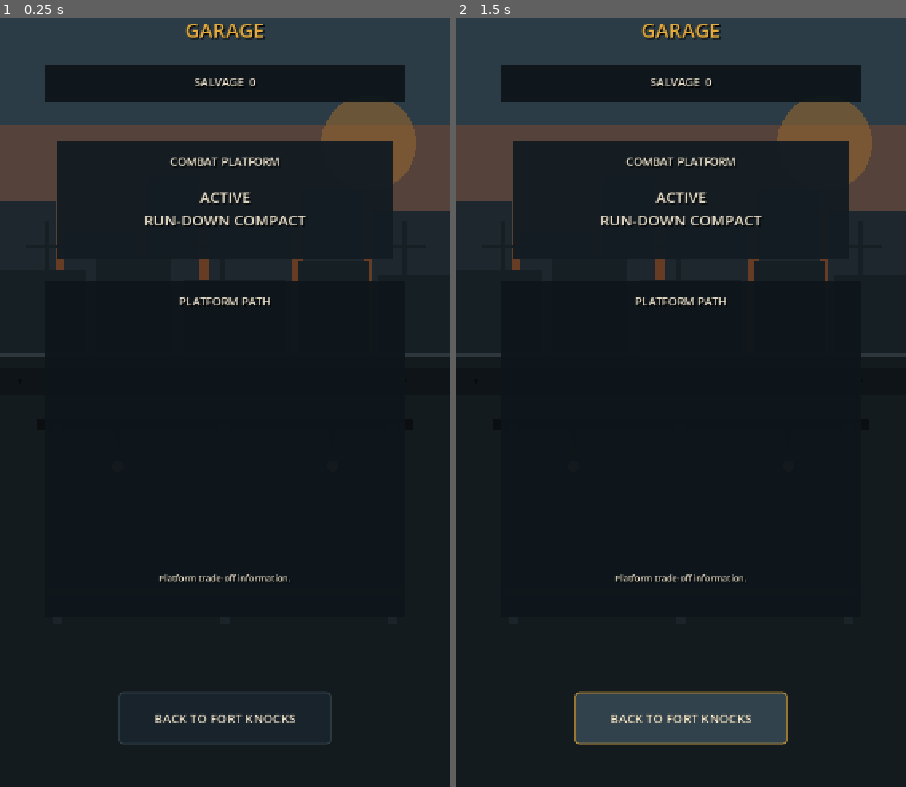
Above: before the commit, frames 1-2 (left to right).
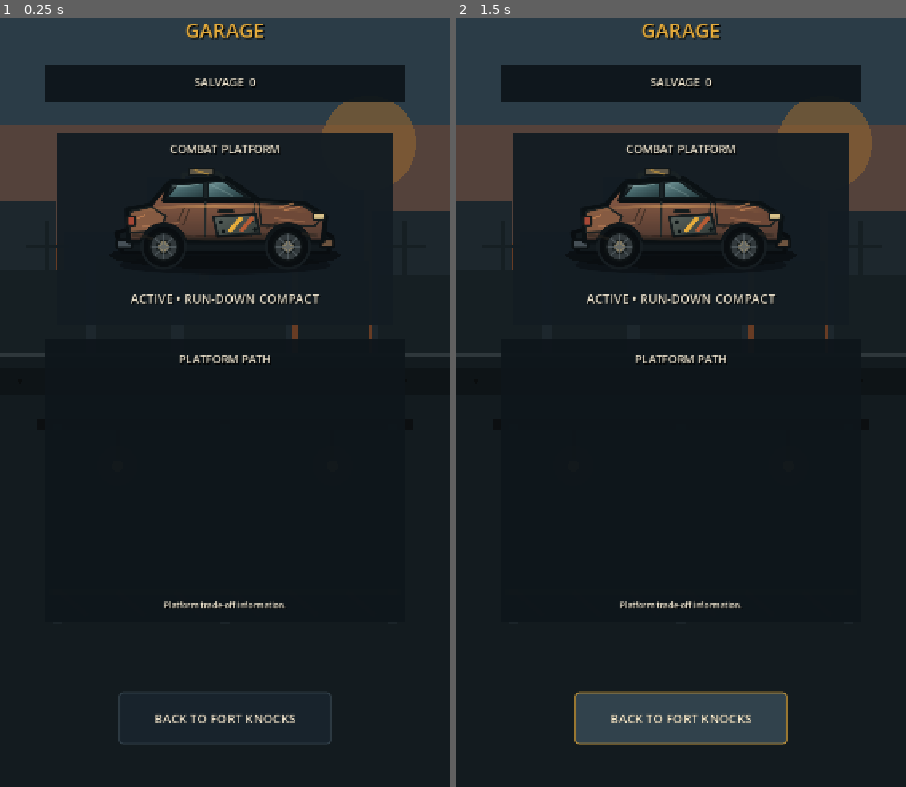
Above: after the commit, the same moments.

Repository: phantompixel-developer/FortKnocks
Game: Godot game, scene res://game/progression/garage_screen.tscn
The game is run twice, just before and just after one commit, with the same random seed, the same clock (stepped at 60 frames per second) and the same inputs. This scene is started directly instead of the project's main scene.
Inputs (mouse positions are in pixels of both pictures, inside the frame that each line leads up to):
- Up to frame 1 (0.25 s): no input
- Up to frame 2 (1.5 s): tap Enter at 0.5 s; move the mouse to (780, 348) at 0.52 s; click (780, 348) at 0.67 s; click "BACK TO FORT KNOCKS" at 1.25 s

The runs differ from the first frame. In frame 1, 4.4% of the frame differs, in the area x 12-88%, y 14-77%; in frame 2, 4.4%.

Commit message:
style: add production vehicle showcase to Garage

Diff:
--- a/game/progression/garage_screen.tscn
+++ b/game/progression/garage_screen.tscn
@@ -1,7 +1,8 @@
-[gd_scene load_steps=3 format=3]
+[gd_scene load_steps=4 format=3]
 
 [ext_resource type="Script" path="res://game/progression/garage_screen.gd" id="1_garage"]
 [ext_resource type="Script" path="res://game/presentation/screen_backdrop.gd" id="2_backdrop"]
+[ext_resource type="Script" path="res://game/presentation/platform_showcase.gd" id="3_showcase"]
 
 [node name="Garage" type="Control"]
 layout_mode = 3
@@ -56,29 +57,38 @@
 [node name="CurrentCard" type="ColorRect" parent="."]
 layout_mode = 0
 offset_left = 92.0
-offset_top = 246.0
+offset_top = 232.0
 offset_right = 628.0
-offset_bottom = 434.0
+offset_bottom = 540.0
 color = Color(0.10, 0.115, 0.105, 0.94)
 
 [node name="Header" type="Label" parent="CurrentCard"]
 layout_mode = 0
 offset_left = 24.0
-offset_top = 20.0
+offset_top = 14.0
 offset_right = 512.0
-offset_bottom = 52.0
+offset_bottom = 46.0
 theme_override_font_sizes/font_size = 18
 text = "COMBAT PLATFORM"
 horizontal_alignment = 1
 
+[node name="PlatformShowcase" type="Control" parent="CurrentCard"]
+layout_mode = 0
+offset_left = 24.0
+offset_top = 48.0
+offset_right = 512.0
+offset_bottom = 238.0
+mouse_filter = 2
+script = ExtResource("3_showcase")
+
 [node name="CurrentLabel" type="Label" parent="CurrentCard"]
 layout_mode = 0
 offset_left = 28.0
-offset_top = 72.0
+offset_top = 240.0
 offset_right = 508.0
-offset_bottom = 146.0
-theme_override_font_sizes/font_size = 24
-text = "ACTIVE\nRUN-DOWN COMPACT"
+offset_bottom = 292.0
+theme_override_font_sizes/font_size = 20
+text = "ACTIVE • RUN-DOWN COMPACT"
 horizontal_alignment = 1
 vertical_alignment = 1
 
@@ -96,9 +106,9 @@
 [node name="ProgressionCard" type="ColorRect" parent="."]
 layout_mode = 0
 offset_left = 72.0
-offset_top = 470.0
+offset_top = 562.0
 offset_right = 648.0
-offset_bottom = 1008.0
+offset_bottom = 1016.0
 color = Color(0.10, 0.115, 0.105, 0.9)
 
 [node name="Title" type="Label" parent="ProgressionCard"]
@@ -114,18 +124,18 @@
 [node name="PlatformList" type="VBoxContainer" parent="ProgressionCard"]
 layout_mode = 0
 offset_left = 28.0
-offset_top = 76.0
+offset_top = 62.0
 offset_right = 548.0
-offset_bottom = 428.0
+offset_bottom = 404.0
 theme_override_constants/separation = 8
 
 [node name="DetailLabel" type="Label" parent="ProgressionCard"]
 layout_mode = 0
 offset_left = 30.0
-offset_top = 442.0
+offset_top = 408.0
 offset_right = 546.0
-offset_bottom = 510.0
-theme_override_font_sizes/font_size = 14
+offset_bottom = 446.0
+theme_override_font_sizes/font_size = 13
 text = "Platform trade-off information."
 horizontal_alignment = 1
 vertical_alignment = 1
